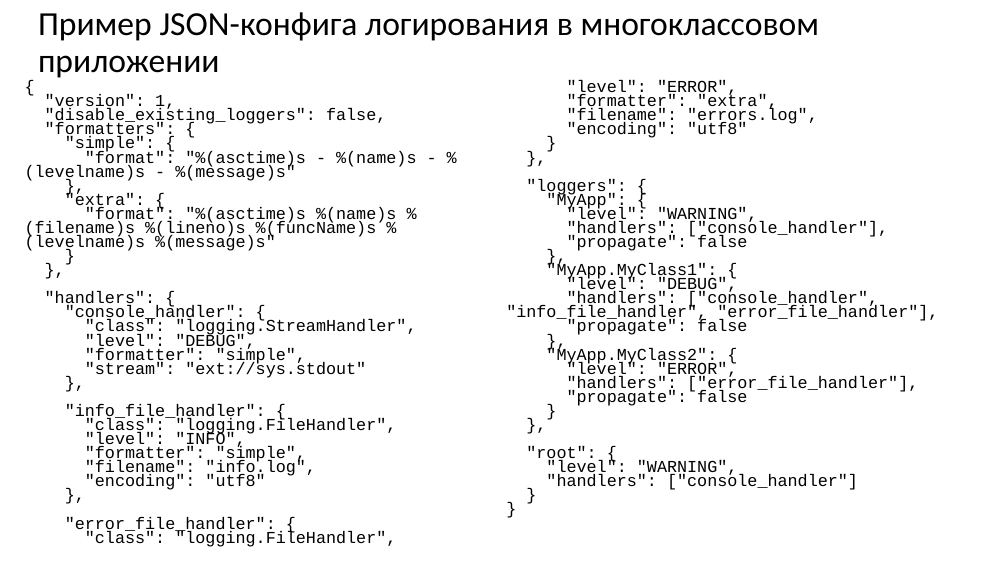
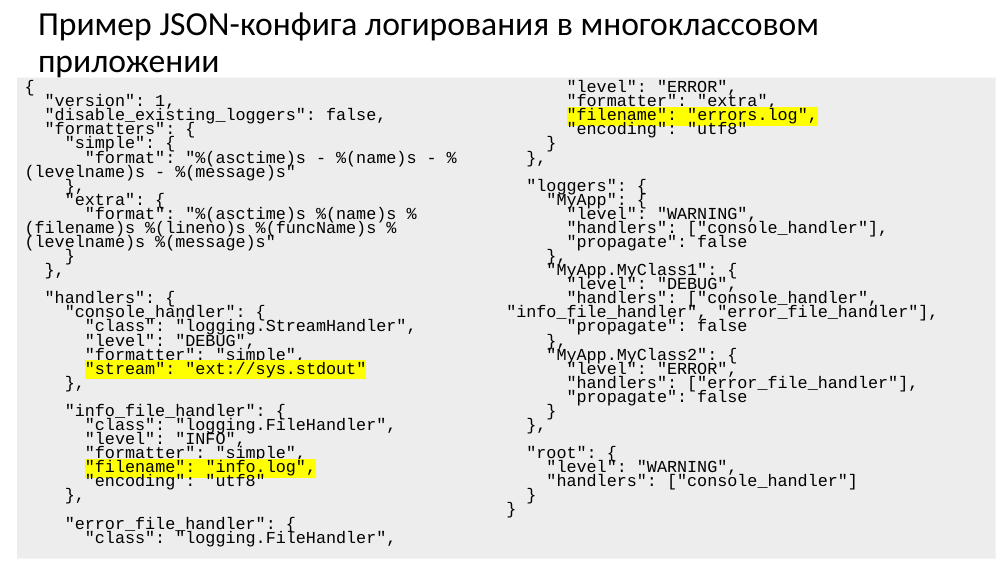
Before and after one commit to xtrueman/prog_instruments, a slide deck: slide 35 of presentations/Logging.pptx. Drawn at 1008x567 pixels with LibreOffice and Linux fonts; fonts in the diff are those of the drawing. Boxes give left, top, right and bottom in pixels: in the first picture for what was removed or moved away, otherwise in the second. Text is boxed around its words. In the diff, an @@ line names an element or a change of style, - is before the commit and + after.

```diff
--- a/presentations/Logging.pptx
+++ b/presentations/Logging.pptx
@@ text "{": place and size @@
-text "{" at [25,80,938,547]
+text "{" at [17,78,996,559]
@@ text "{" at [17,78,996,559]: fill none to #EDEDED @@
@@ text at [85,108,818,478]: highlight none to #FFFF00 in ""stream": "ext://sys.stdout"", ""filename": "info.log",", ""filename": "errors.log"," @@
```
Also in this commit, not shown: 20 other slides changed, 11 slides added, 1 other file.
